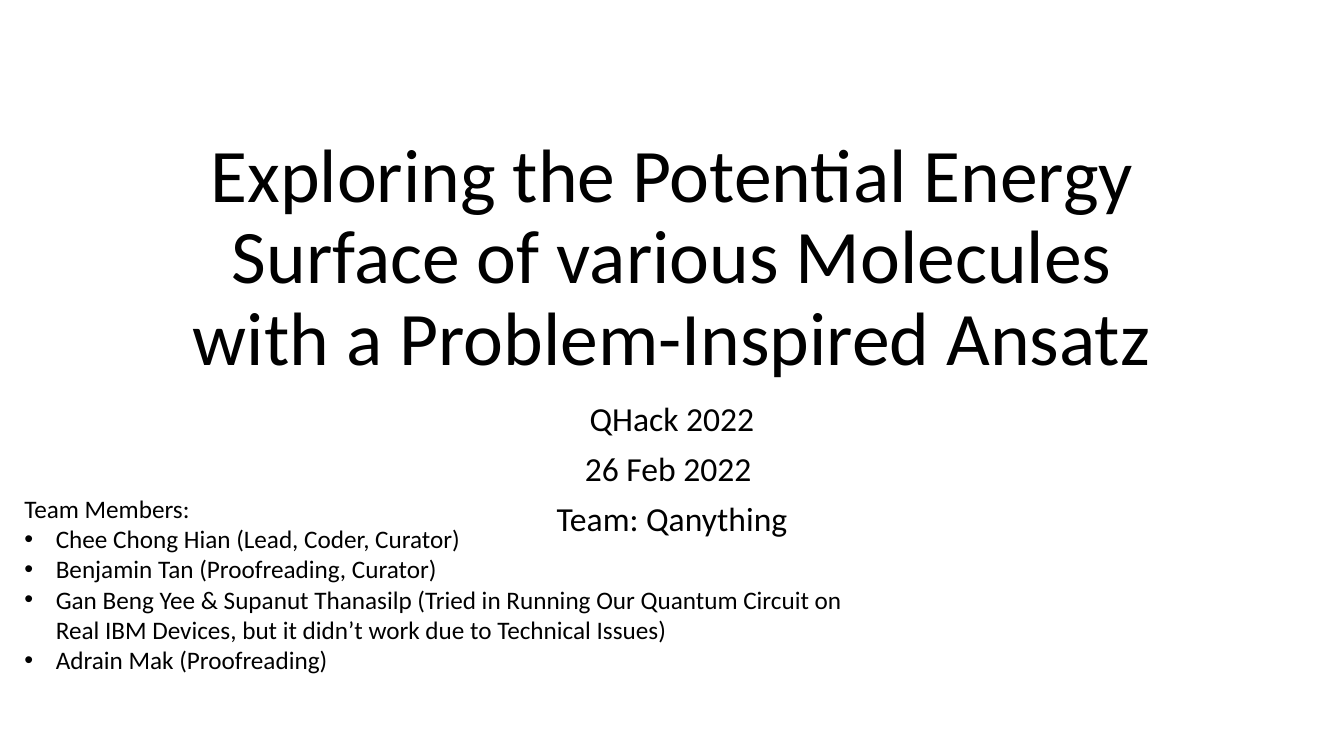
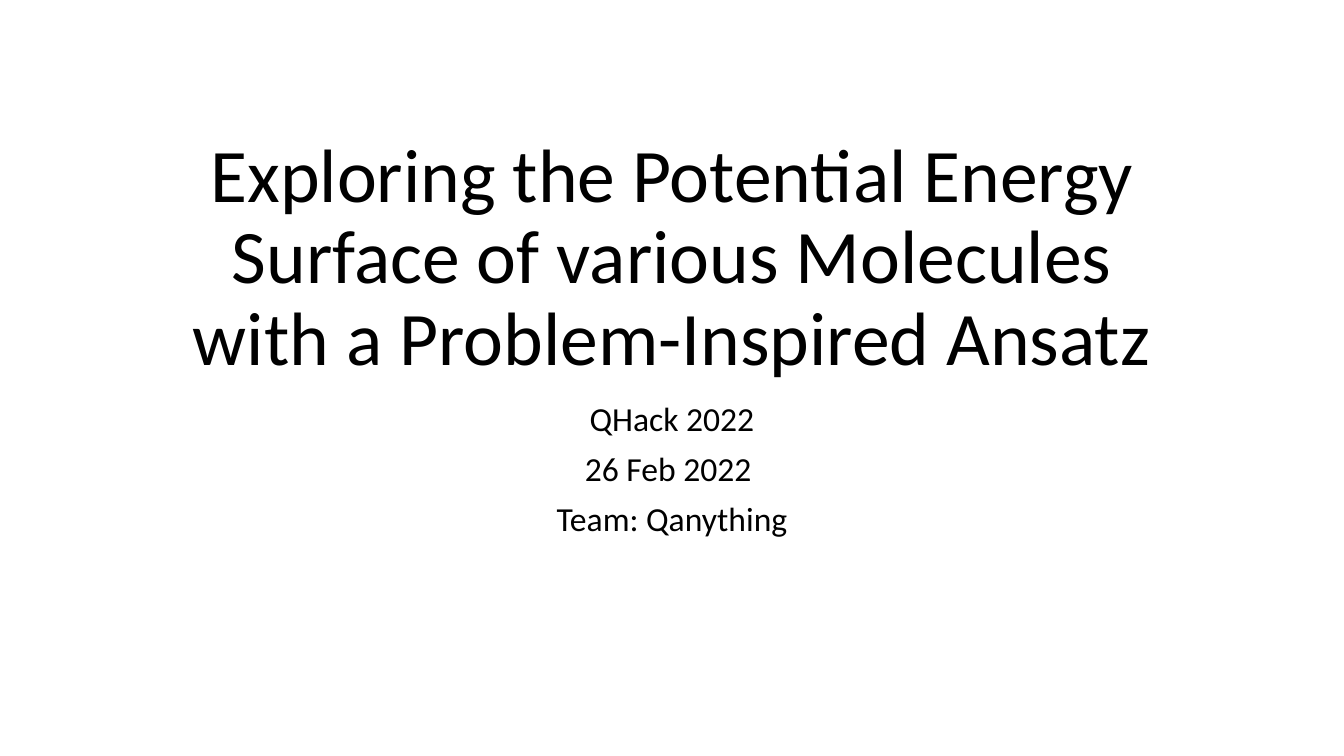
Before and after one commit to cheechonghian/Qanything_Chem_Project_Final, a slide deck: slide 1 of Qanything Results Presentation.pptx. Drawn at 1344x756 pixels with LibreOffice and Linux fonts; fonts in the diff are those of the drawing. Boxes give left, top, right and bottom in pixels: in the first picture for what was removed or moved away, otherwise in the second. Text is boxed around its words. In the diff, an @@ line names an element or a change of style, - is before the commit and + after.

```diff
--- a/Qanything Results Presentation.pptx
+++ b/Qanything Results Presentation.pptx
@@ text removed at bbox=[24, 500, 842, 674] @@
-Team Members:
-• Chee Chong Hian (Lead, Coder, Curator)
-• Benjamin Tan (Proofreading, Curator)
-• Gan Beng Yee & Supanut Thanasilp (Tried in Running Our Quantum Circuit on Real IBM Devices, but it didn’t work due to Technical Issues)
-• Adrain Mak (Proofreading)
```
Also in this commit, not shown: 8 other slides changed, 3 slides added, 2 slides removed, 1 other file.
